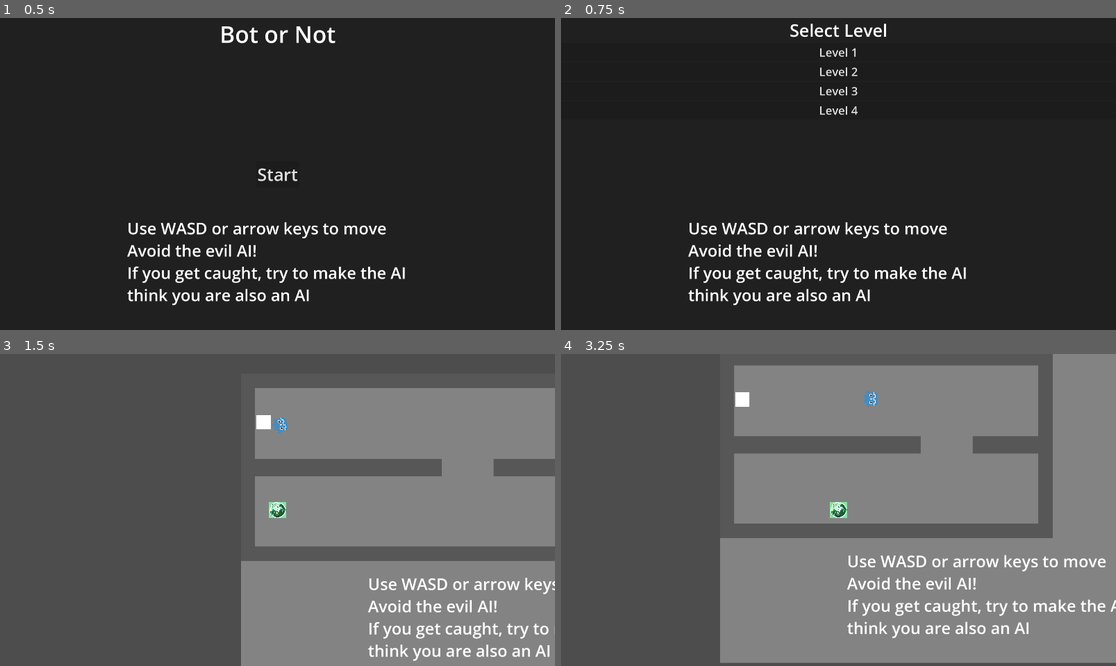
Above: before the commit, frames 1-4 (two rows, left to right).
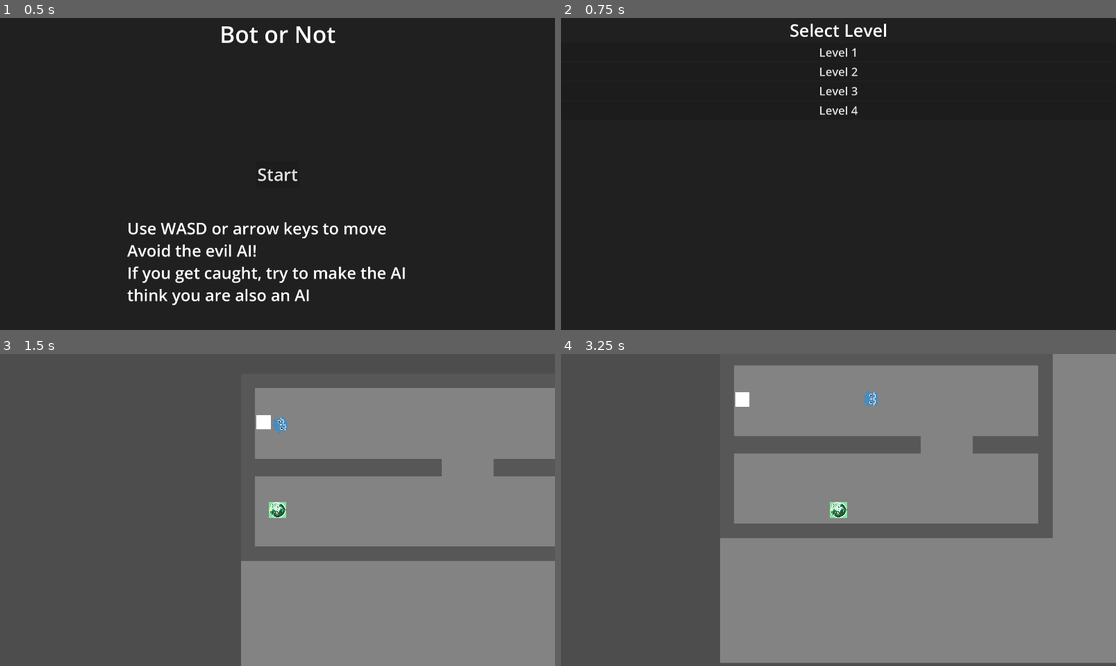
Above: after the commit, the same moments.

Repository: AmirH32/Bot-Or-Not
Game: Godot game, scene res://scenes/world.tscn
The game is run twice, just before and just after one commit, with the same random seed, the same clock (stepped at 60 frames per second) and the same inputs.
Inputs:
- Up to frame 1 (0.5 s): no input
- Up to frame 2 (0.75 s): click "Start" at 0.5 s
- Up to frame 3 (1.5 s): click "Level 1" at 1.25 s
- Up to frame 4 (3.25 s): hold Right (ui_right) 2.03-2.78 s; hold Down (ui_down) from 2.78 s (still down)

Frame 1 is identical in both runs. In frame 2, 2.4% of the frame differs, in the area x 22-73%, y 65-93%; in frame 3, 1.8%; in frame 4, 2.2%.

Commit message:
Move tutorial into title

Diff:
--- a/scenes/ui.tscn
+++ b/scenes/ui.tscn
@@ -63,6 +63,24 @@
 grow_vertical = 2
 theme_override_font_sizes/font_size = 60
 text = "Start"
+
+[node name="RichTextLabel" type="RichTextLabel" parent="TitleScreen"]
+layout_mode = 1
+anchors_preset = 7
+anchor_left = 0.5
+anchor_top = 1.0
+anchor_right = 0.5
+anchor_bottom = 1.0
+offset_left = -520.0
+offset_top = -391.0
+offset_right = 520.0
+grow_horizontal = 2
+grow_vertical = 0
+theme_override_font_sizes/normal_font_size = 56
+text = "Use WASD or arrow keys to move
+Avoid the evil AI!
+If you get caught, try to make the AI think you are also an AI"
+threaded = true
 
 [node name="GamemodeSelect" type="Control" parent="."]
 visible = false
--- a/scenes/world.tscn
+++ b/scenes/world.tscn
@@ -25,21 +25,4 @@
 
 [node name="UI" parent="." instance=ExtResource("2_k0v44")]
 
-[node name="RichTextLabel" type="RichTextLabel" parent="."]
-anchors_preset = 7
-anchor_left = 0.5
-anchor_top = 1.0
-anchor_right = 0.5
-anchor_bottom = 1.0
-offset_left = -520.0
-offset_top = -391.0
-offset_right = 520.0
-grow_horizontal = 2
-grow_vertical = 0
-theme_override_font_sizes/normal_font_size = 56
-text = "Use WASD or arrow keys to move
-Avoid the evil AI!
-If you get caught, try to make the AI think you are also an AI"
-threaded = true
-
 [connection signal="open_level" from="UI" to="." method="start_game"]
Not shown: 1 places in scenes/world.tscn that only renumber resources
